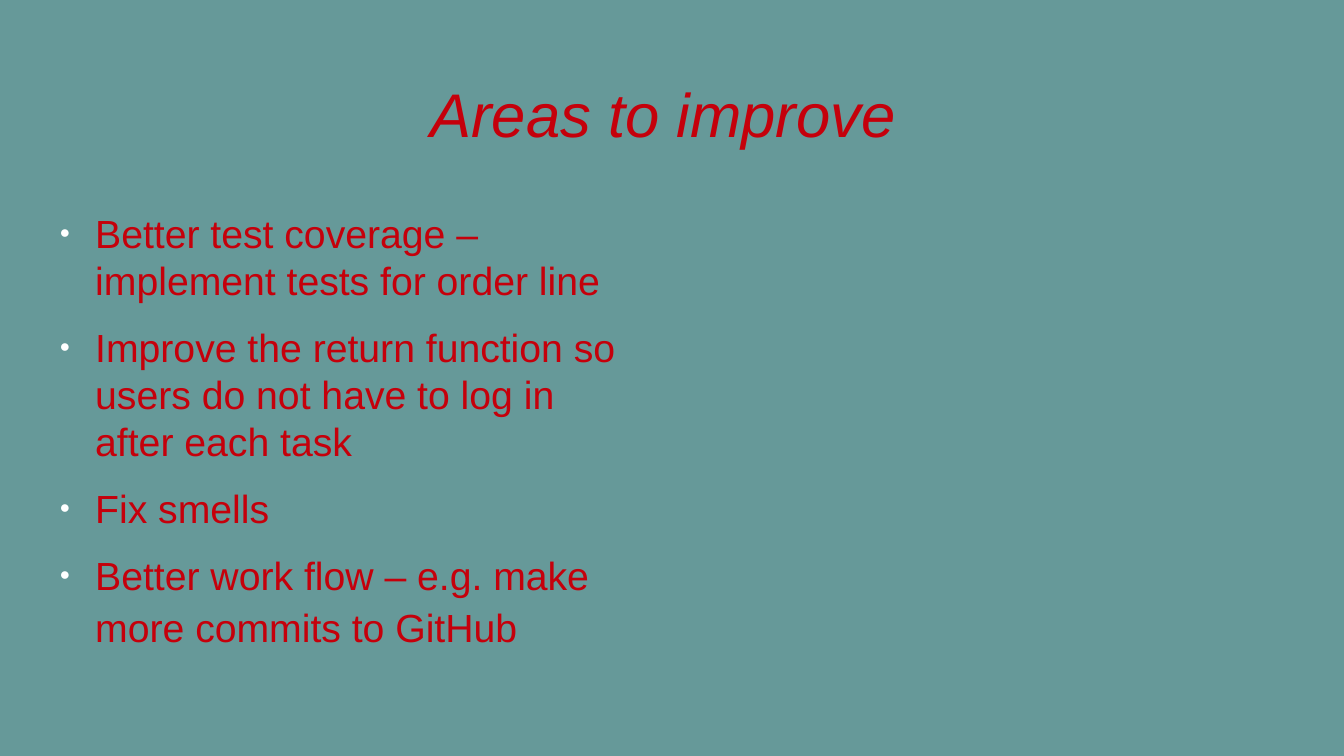
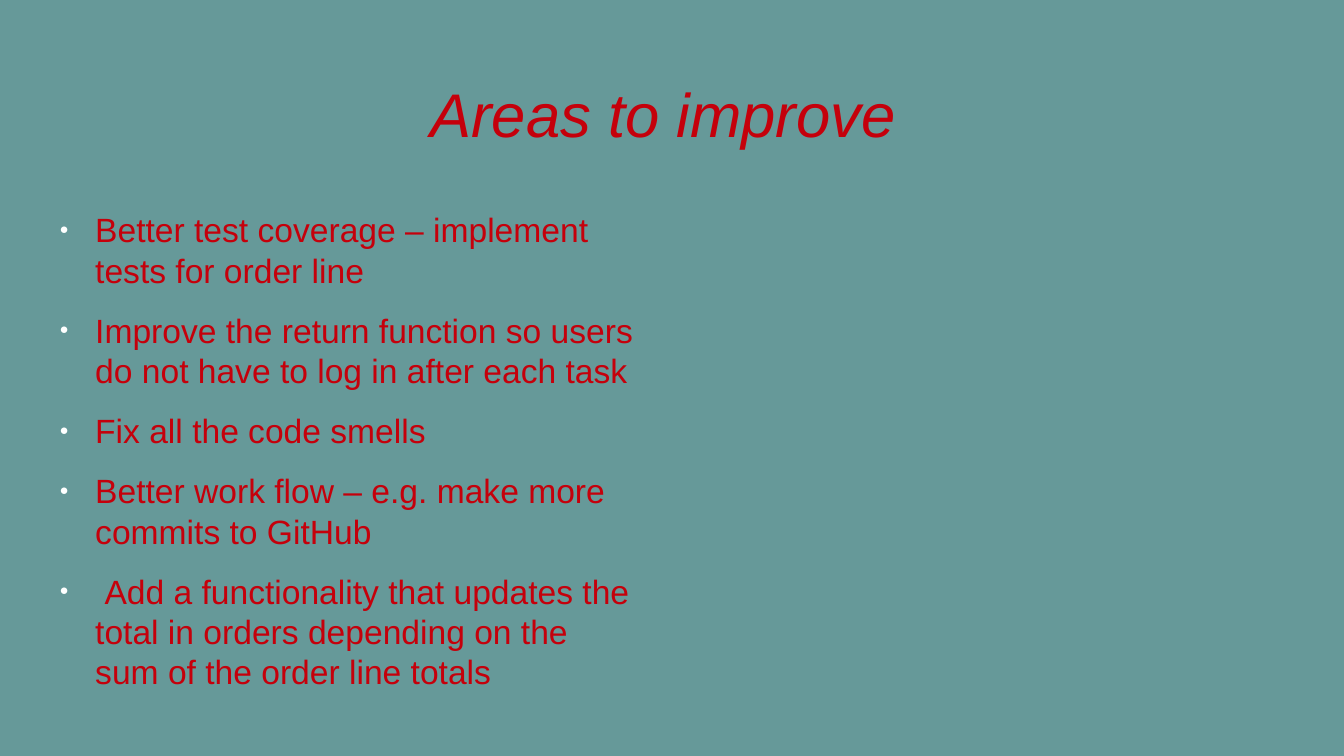
Before and after one commit to sosbourneQA/ims, a slide deck: slide 11 of Project Documents/QA Individual Project.odp (slide 12 before the commit). Drawn at 1344x756 pixels with LibreOffice and Linux fonts; fonts in the diff are those of the drawing. Boxes give left, top, right and bottom in pixels: in the first picture for what was removed or moved away, otherwise in the second. Text is boxed around its words. In the diff, an @@ line names an element or a change of style, - is before the commit and + after.

Commit message:
Add files via upload
edited powerpoint

```diff
--- a/Project Documents/QA Individual Project.odp
+++ b/Project Documents/QA Individual Project.odp
@@ text at (95, 217, 633, 545): size 28 to 24 pt in "Better test coverage – implement tests for ...", "Improve the return function so users do ...", "Better work flow – e.g. make more ..." @@
@@ text at (95, 418, 425, 444): text changed; size 28 to 24 pt @@
-● Fix smells
+● Fix all the code smells
@@ text at (95, 579, 629, 685): paragraph added @@
+● Add a functionality that updates the total in orders depending on the sum of the order line totals
```
Also in this commit, not shown: 5 other slides changed, 1 slide removed.
